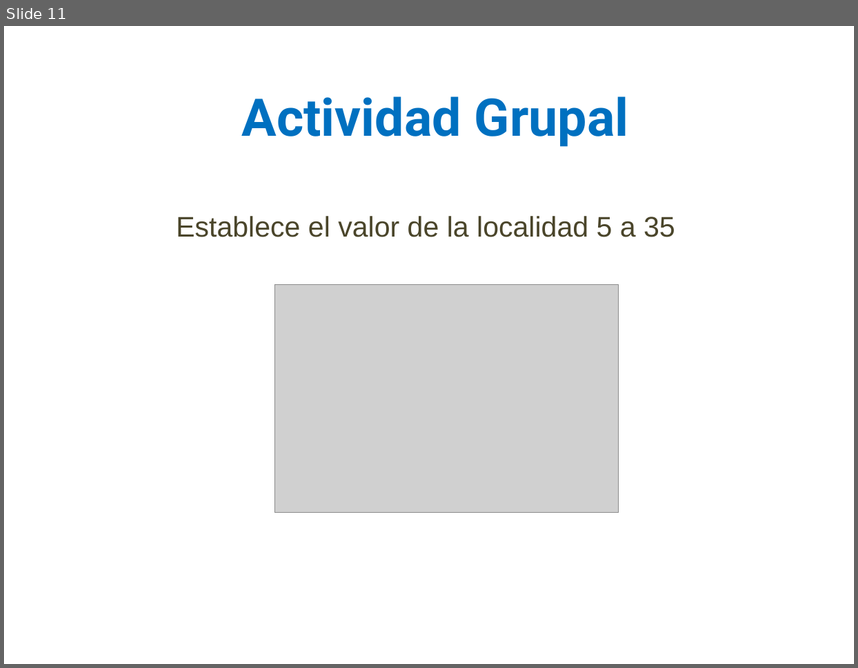
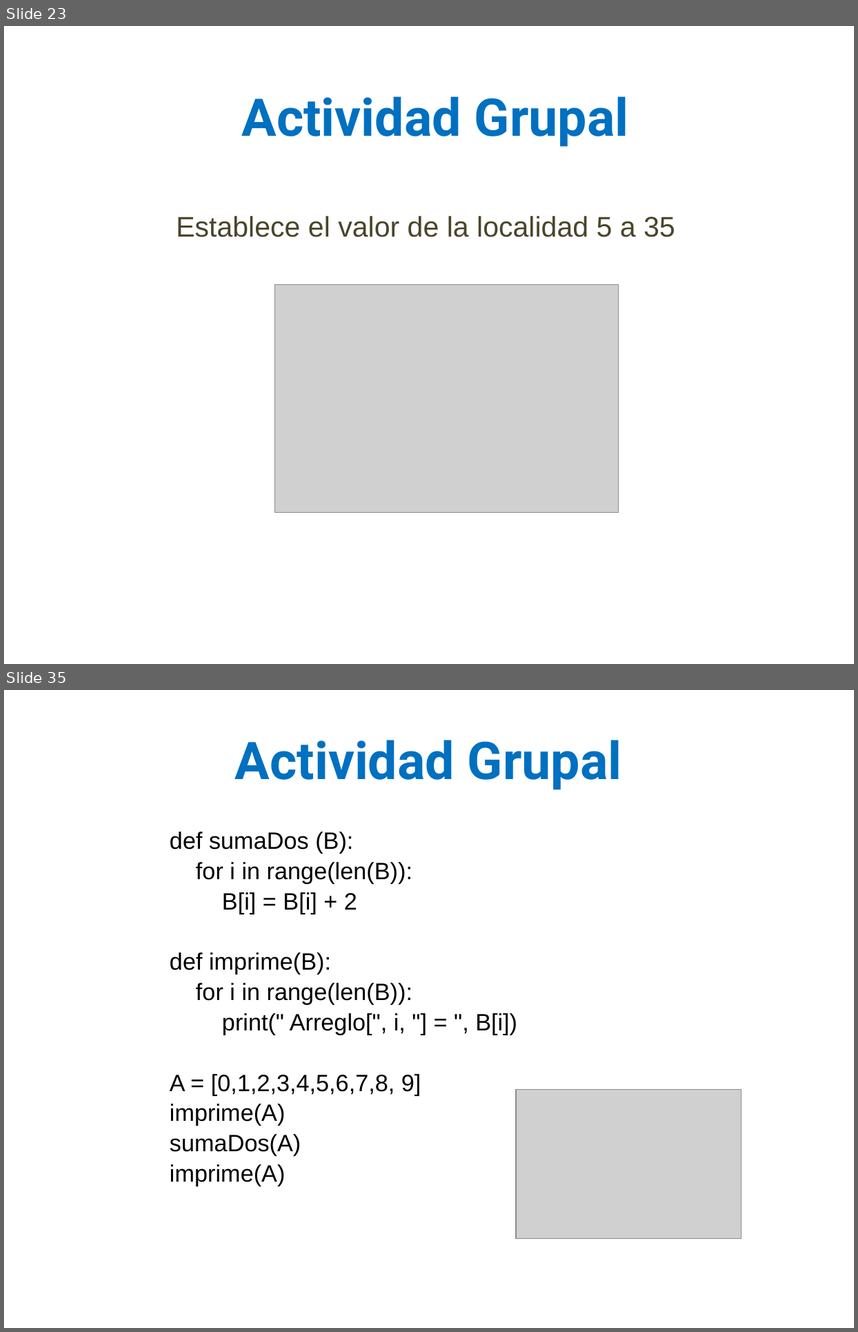
Before and after one commit to lizetheP/PensamientoC, a slide deck: calendario/documentos/7_Listas_Arreglos.pptx. Shown one above the other, each under a label of ours: slide 11 before the commit, slides 23 and 35 after it; the slides between them are not shown. The pictures are 858x668 and 858x1332 pixels, drawn with LibreOffice and Linux fonts; fonts in the diff are those of the drawing; grey boxes stand for pictures. Boxes give left, top, right and bottom in pixels: in the first picture for what was removed or moved away, otherwise in the second. Text is boxed around its words. In the diff, an @@ line names an element or a change of style, - is before the commit and + after.

```diff
--- a/calendario/documentos/7_Listas_Arreglos.pptx
+++ b/calendario/documentos/7_Listas_Arreglos.pptx
@@ slide 35 added at (4,690,854,1328), background #FFFFFF @@
@@ text added at (235,740,622,790), 44 pt, text #0070C0, bold @@
+Actividad Grupal
@@ text added at (170,831,517,1185), 20 pt, text #000000 @@
+def sumaDos (B):
+for i in range(len(B)):
+B[i] = B[i] + 2
+def imprime(B):
+for i in range(len(B)):
+print(" Arreglo[", i, "] = ", B[i])
+A = [0,1,2,3,4,5,6,7,8, 9]
+imprime(A)
+sumaDos(A)
+imprime(A)
@@ picture added at (516,1089,741,1237) @@
@@ what was slide 11 is now slide 23 @@
```
Also in this commit, not shown: 13 slides changed, 12 other slides added, 4 slides removed, 6 other files.
